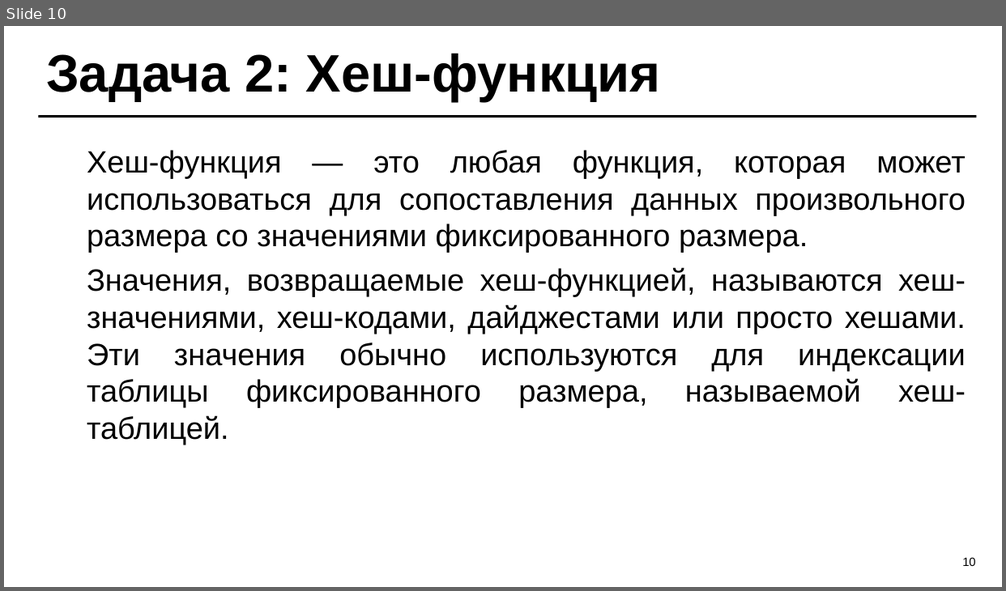
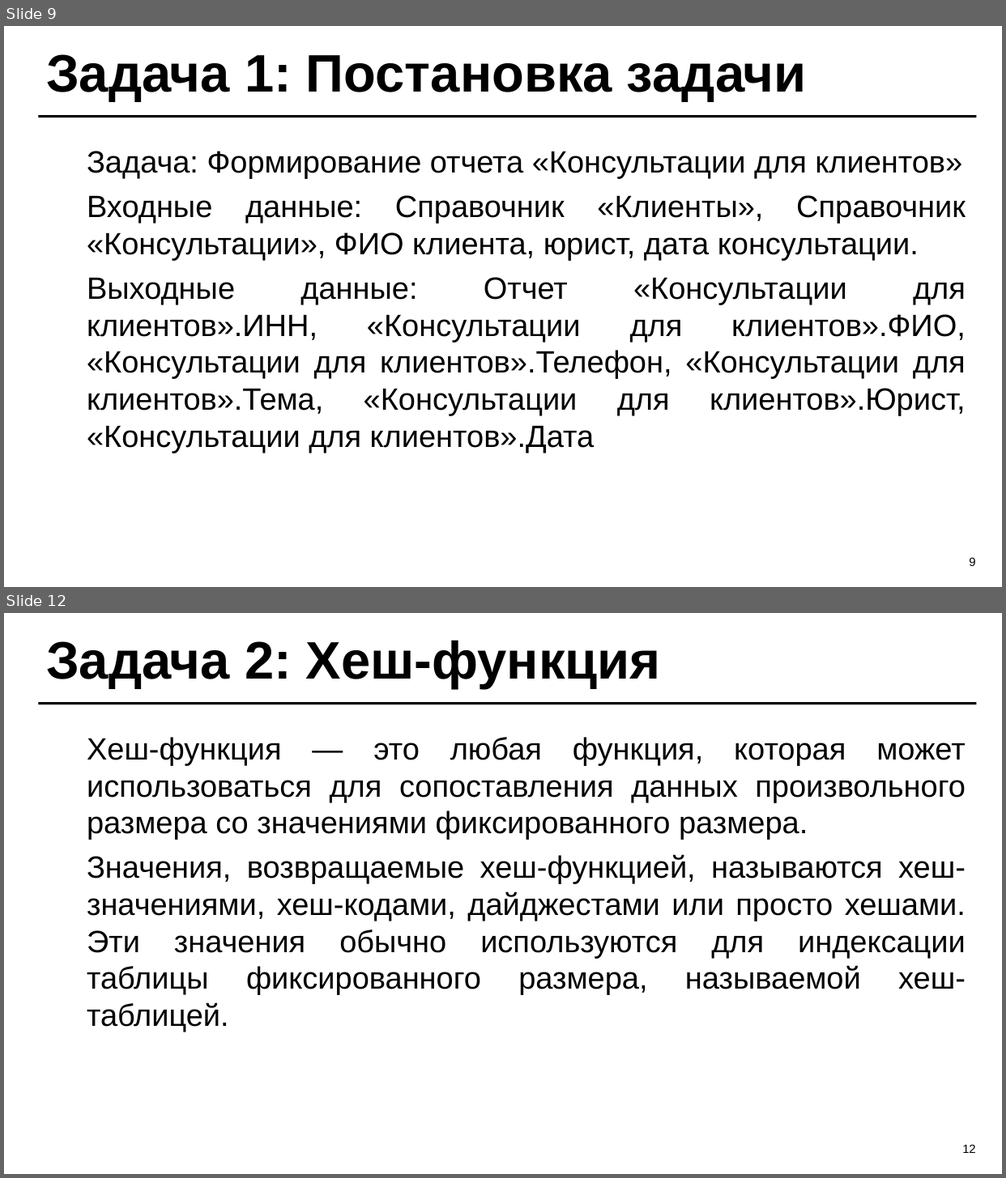
Before and after one commit to TheFusterMan/KursProject, a slide deck: Курсовой проект 2025 - ИС Юридическая фирма Б9123-09.03.04.ppt. Shown one above the other, each under a label of ours: slide 10 before the commit, slides 9 and 12 after it; the slides between them are not shown. The pictures are 1006x591 and 1006x1178 pixels, drawn with LibreOffice and Linux fonts; fonts in the diff are those of the drawing. Boxes give left, top, right and bottom in pixels: in the first picture for what was removed or moved away, otherwise in the second. Text is boxed around its words. In the diff, an @@ line names an element or a change of style, - is before the commit and + after.

```diff
--- a/Курсовой проект 2025 - ИС Юридическая фирма Б9123-09.03.04.ppt
+++ b/Курсовой проект 2025 - ИС Юридическая фирма Б9123-09.03.04.ppt
@@ slide 9 added at box(4, 26, 1002, 587), background #FFFFFF; not listed: 1 template element that a slide beside it also shows @@
@@ title added at box(46, 54, 806, 101), 48 pt, text #000000, bold @@
+Задача 1: Постановка задачи
@@ text added at box(87, 151, 965, 453), 28 pt, text #000000 @@
+Задача: Формирование отчета «Консультации для клиентов»
+Входные данные: Справочник «Клиенты», Справочник «Консультации», ФИО клиента, юрист, дата консультации.
+Выходные данные: Отчет «Консультации для клиентов».ИНН, «Консультации для клиентов».ФИО, «Консультации для клиентов».Телефон, «Консультации для клиентов».Тема, «Консультации для клиентов».Юрист, «Консультации для клиентов».Дата
@@ page number added at box(969, 557, 975, 566), 10.8 pt, text #000000 @@
+9
@@ what was slide 10 is now slide 12 @@
@@ page number at box(962, 1144, 975, 1153): text changed @@
-10
+12
```
Also in this commit, not shown: 17 slides changed, 6 other slides added, 6 slides removed, 7 other files.
